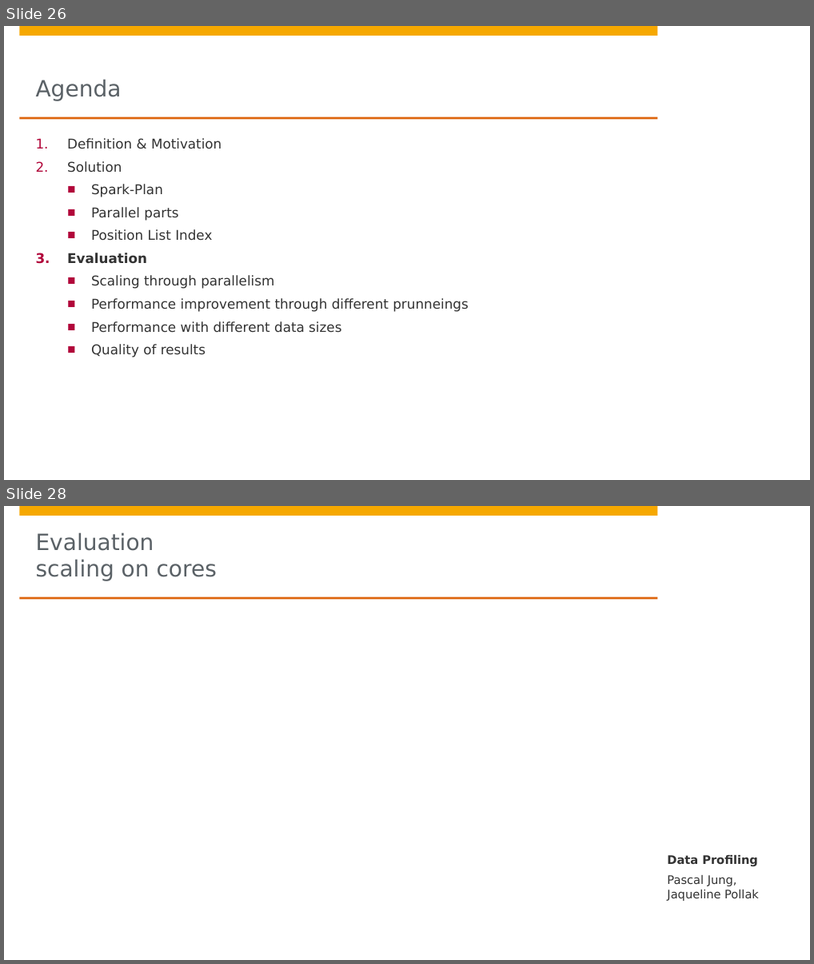
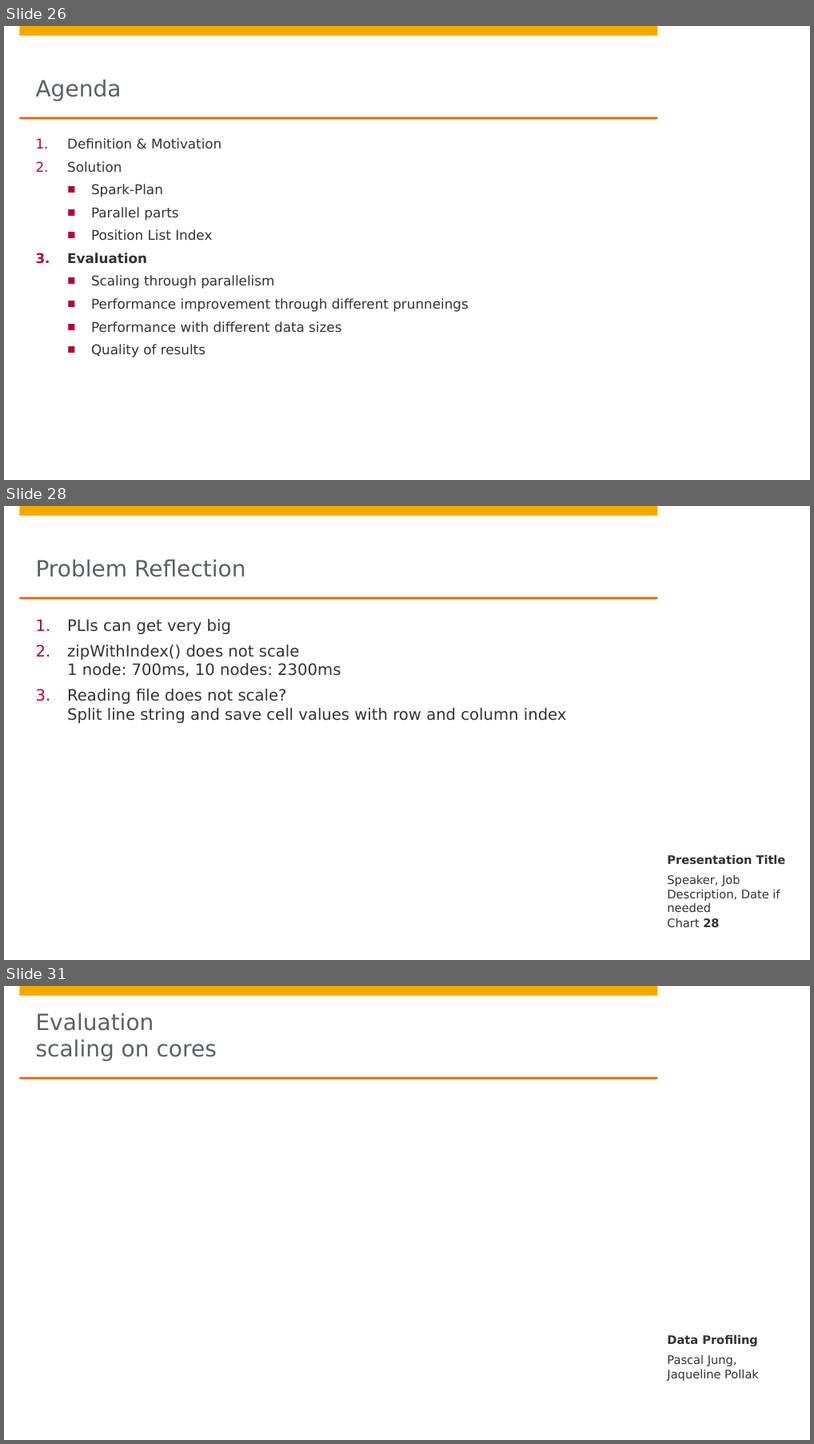
Before and after one commit to DBDA15/data-profiling, a slide deck: presentation.pptx. Shown one above the other, each under a label of ours: slides 26 and 28 before the commit, slides 26, 28 and 31 after it; the slides between them are not shown. The pictures are 814x964 and 814x1444 pixels, drawn with LibreOffice and Linux fonts; fonts in the diff are those of the drawing; background and template pictures are left out. Boxes give left, top, right and bottom in pixels: in the first picture for what was removed or moved away, otherwise in the second. Text is boxed around its words. In the diff, an @@ line names an element or a change of style, - is before the commit and + after.

```diff
--- a/presentation.pptx
+++ b/presentation.pptx
@@ slide 28 added at box(4, 506, 810, 960), background #FFFFFF; not listed: 4 template elements that a slide beside it also shows @@
@@ title added at box(36, 559, 246, 577), 20 pt, text #5A6166 @@
+Problem Reflection
@@ text added at box(67, 619, 567, 723), 14 pt, text #323232 @@
+1. PLIs can get very big
+2. zipWithIndex() does not scale
+   1 node: 700ms, 10 nodes: 2300ms
+3. Reading file does not scale?
+   Split line string and save cell values with row and column index
@@ text added at box(667, 855, 786, 864), 10.5 pt, text #323232, bold @@
+Presentation Title
@@ text added at box(667, 875, 780, 912), 10.5 pt, text #323232 @@
+Speaker, Job Description, Date if needed
@@ page number added at box(667, 918, 719, 928), 10.5 pt, text #323232 @@
+Chart 28
@@ what was slide 28 is now slide 31 @@
```
Also in this commit, not shown: 2 slides changed, 2 other slides added.
